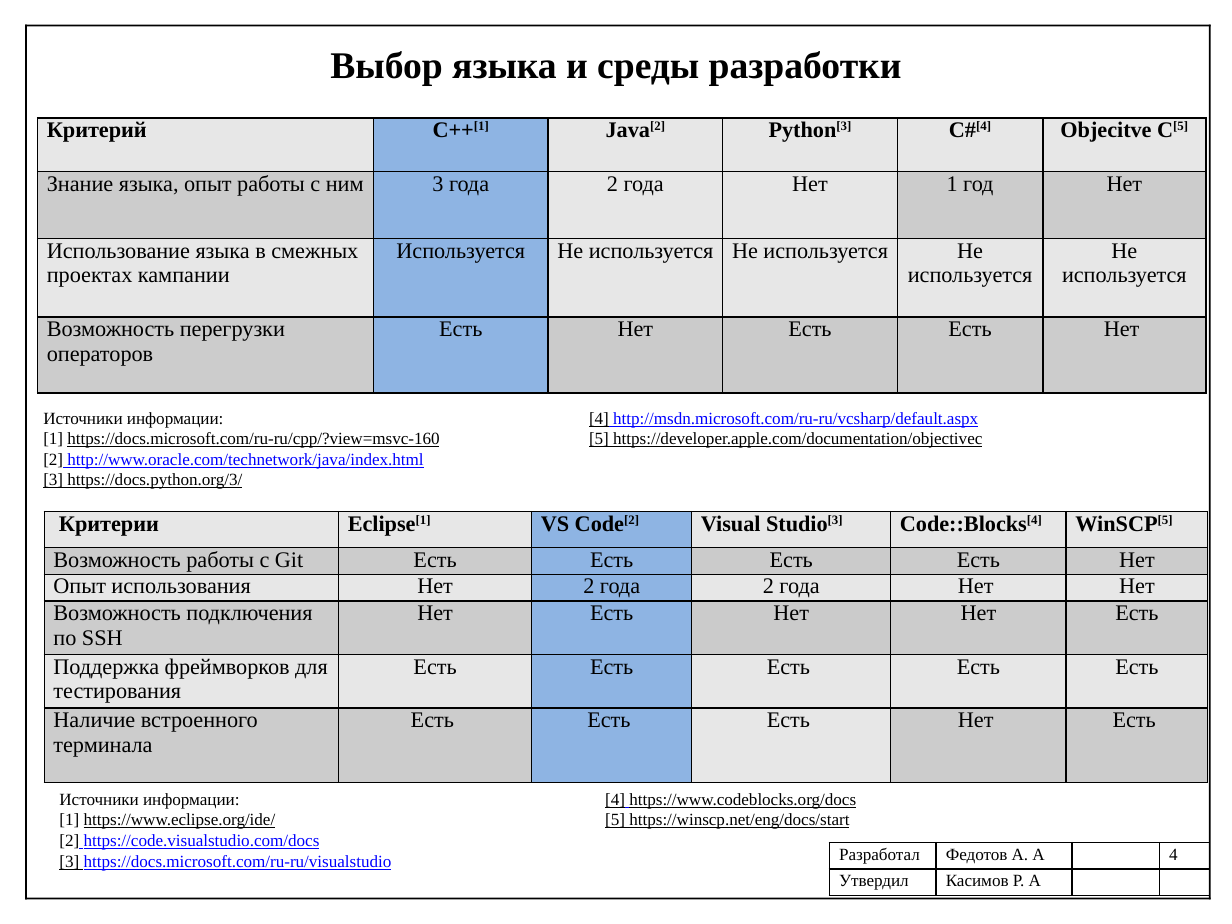
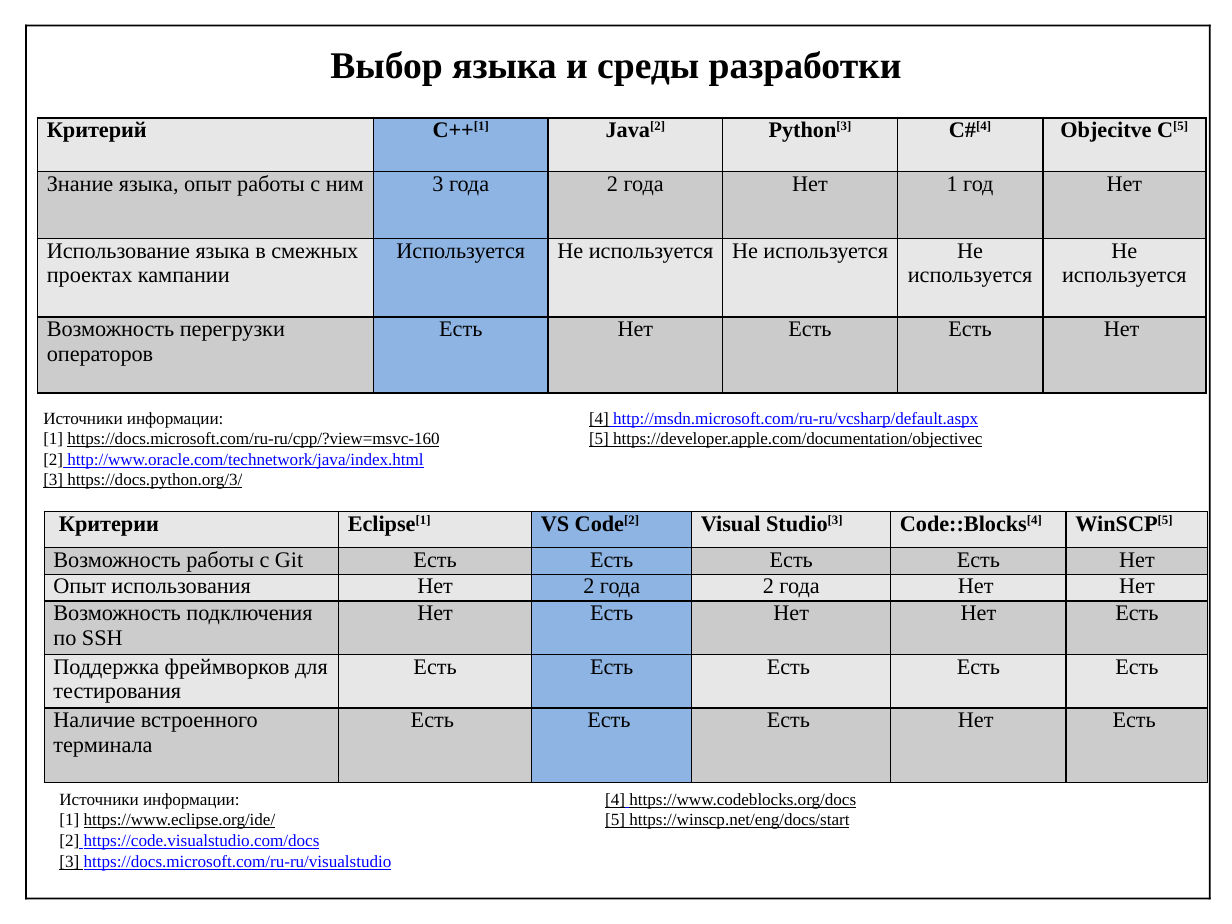
Before and after one commit to Shurpumpel/diplom, a slide deck: slide 4 of предзащита/Федотов_ПИН-41_Презентация.pptx. Drawn at 1232x924 pixels with LibreOffice and Linux fonts; fonts in the diff are those of the drawing. Boxes give left, top, right and bottom in pixels: in the first picture for what was removed or moved away, otherwise in the second. Text is boxed around its words. In the diff, an @@ line names an element or a change of style, - is before the commit and + after.

```diff
--- a/предзащита/Федотов_ПИН-41_Презентация.pptx
+++ b/предзащита/Федотов_ПИН-41_Презентация.pptx
@@ table at (x1=38, y1=118, x2=1207, y2=393) @@
@@ fill #E7E7E7 to #CBCBCB in 2 cells @@
@@ table at (x1=44, y1=511, x2=1209, y2=782) @@
@@ fill #E7E7E7 to #CBCBCB in row 6, column 4 @@
@@ table removed at (x1=829, y1=843, x2=1210, y2=898), 2 rows, 4 columns @@
-Разработал | Федотов А. А |  | 4
-Утвердил | Касимов Р. А |  | 
```
Also in this commit, not shown: 8 other slides changed, 1 slide added, 1 slide removed, 4 other files.
